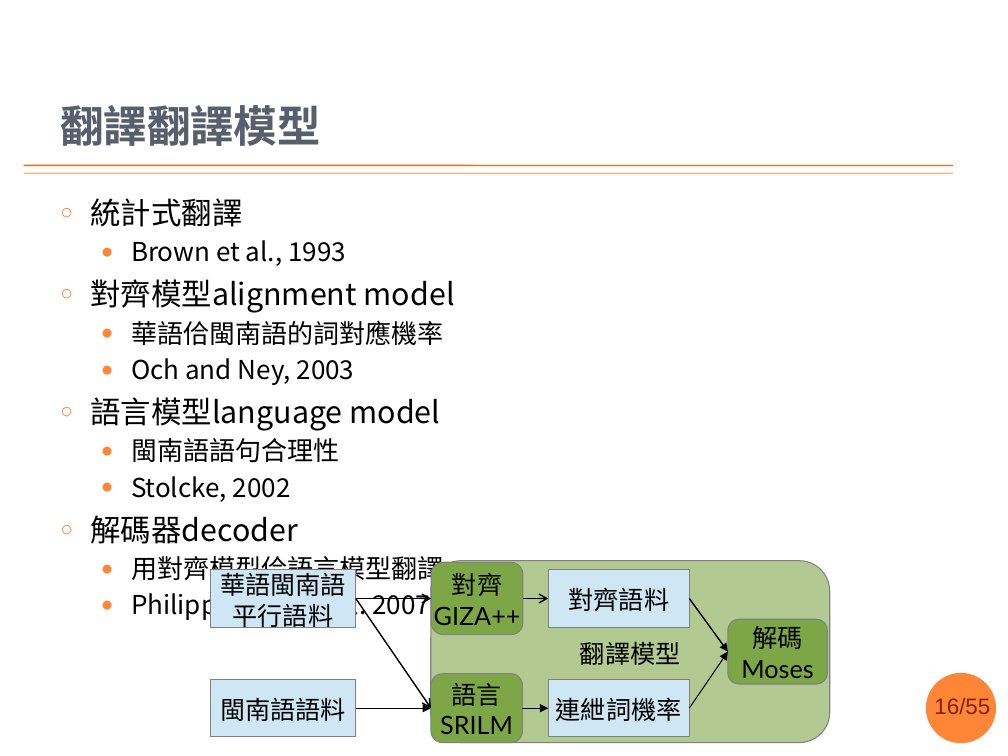
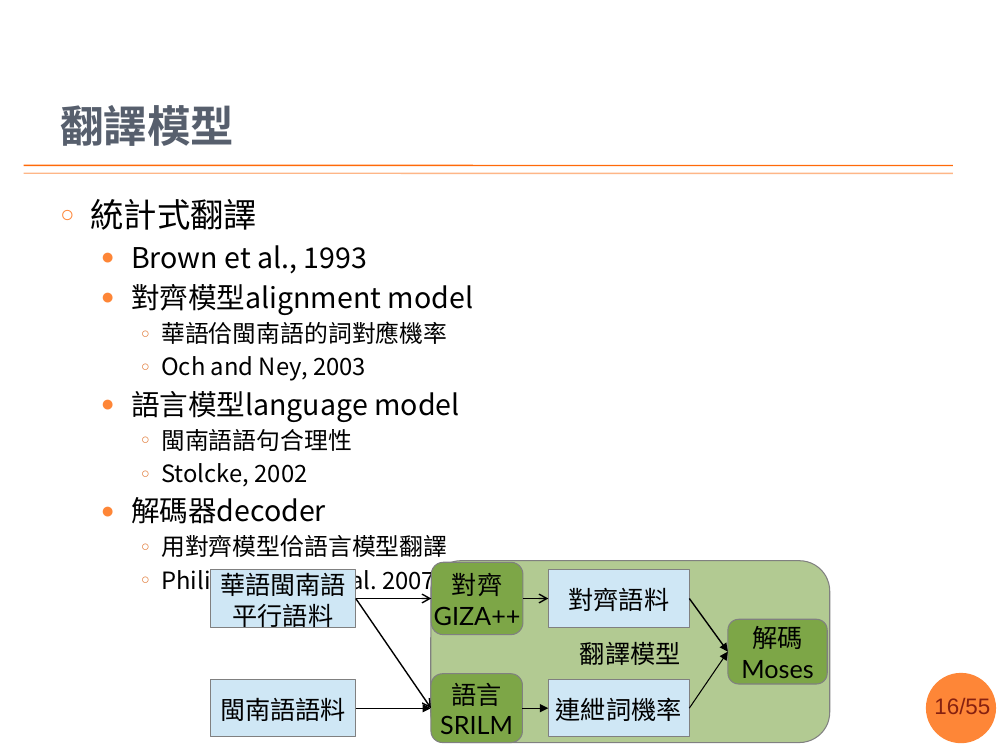
Before and after one commit to sih4sing5hong5/po3-ko3_tau5-iann2-phinn3, a slide deck: slide 16 of 翻譯報告.pptx. Drawn at 1008x756 pixels with LibreOffice and Linux fonts; fonts in the diff are those of the drawing; background and template pictures are left out. Boxes give left, top, right and bottom in pixels: in the first picture for what was removed or moved away, otherwise in the second. Text is boxed around its words. In the diff, an @@ line names an element or a change of style, - is before the commit and + after.

```diff
--- a/翻譯報告.pptx
+++ b/翻譯報告.pptx
@@ title at (60, 105, 234, 146): text changed @@
-翻譯翻譯模型
+翻譯模型
@@ text "統計式翻譯" at (91, 199, 473, 557): size 21.7 to 23.8 pt in "統計式翻譯"; size 18.6 to 20.4 pt in "Brown et al., 1993"; size 21.7 to 20.4 pt in "對齊模型alignment model", "語言模型language model", "解碼器decoder"; size 18.6 to 17 pt in "華語佮閩南語的詞對應機率", "Och and Ney, 2003", "閩南語語句合理性", "Stolcke, 2002" and 2 more places; bullet ○ to ●; list level 1 to 2 in "對齊模型alignment model"; bullet ● to ○; list level 2 to 3 in "華語佮閩南語的詞對應機率"; bullet colour #FE8637 to #E0752F; list level 2 to 3 in "Och and Ney, 2003"; list level 1 to 2 in "語言模型language model"; list level 2 to 3 in "閩南語語句合理性"; list level 2 to 3 in "Stolcke, 2002"; list level 1 to 2 in "解碼器decoder"; list level 2 to 3 in "用對齊模型佮語言模型翻譯"; list level 2 to 3 in "Philipp Koehn et al. 2007." @@
```
Also in this commit, not shown: 4 other slides changed, 1 other file.
